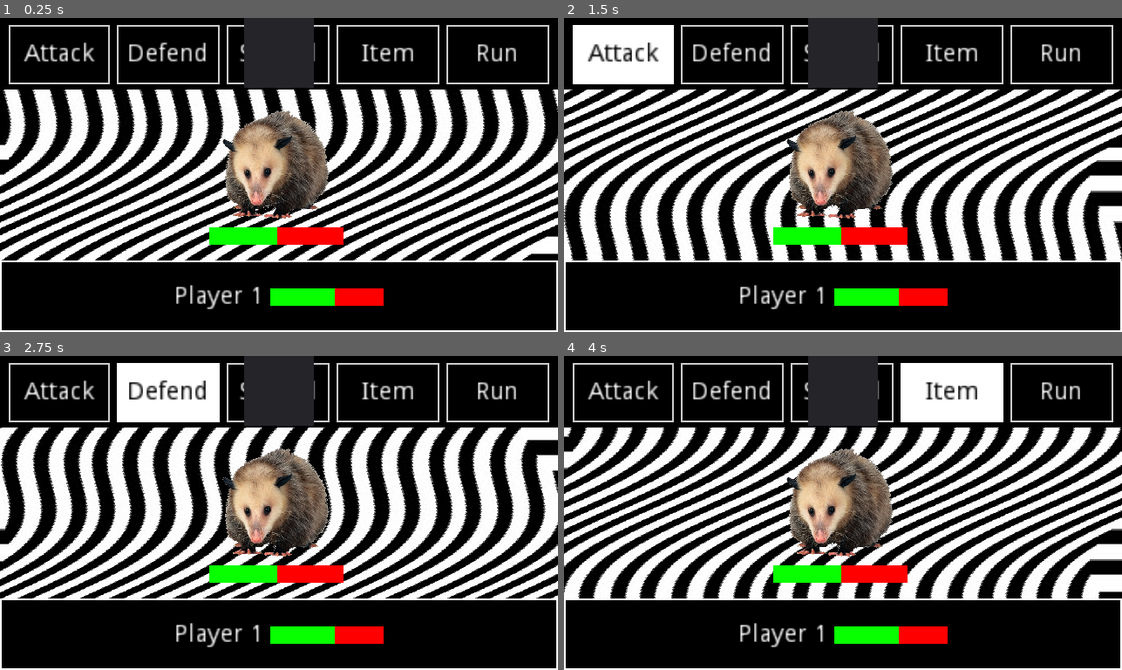
Above: before the commit, frames 1-4 (two rows, left to right).
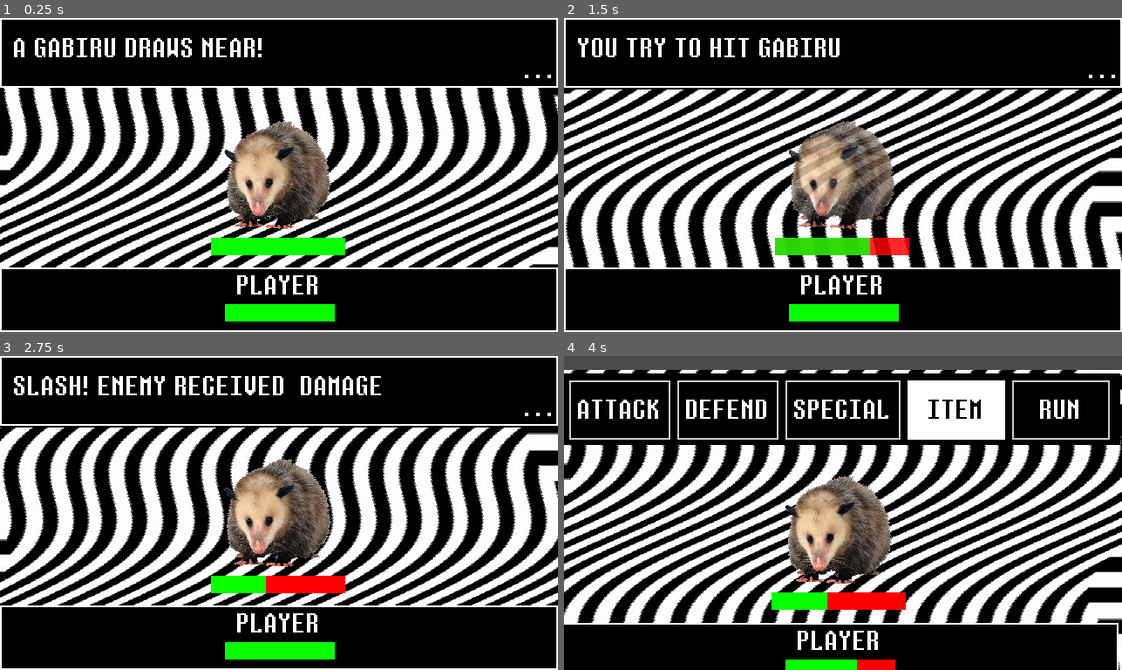
Above: after the commit, the same moments.

Repository: Fyre-Flye/pif_godot_project
Game: Godot game, scene res://Battle.tscn
Same seed, same stepped clock (60 frames per second), same inputs: the game is played once before the commit and once after it. This scene is started directly instead of the project's main scene.
Inputs (mouse positions are in pixels of both pictures, inside the frame that each line leads up to):
- Up to frame 1 (0.25 s): no input
- Up to frame 2 (1.5 s): click (625, 52) at 0.5 s, where only the run before the commit has a clickable "Attack"; click "Attack" (after the commit: "ATTACK") at 1.25 s
- Up to frame 3 (2.75 s): click "Defend" (after the commit: "DEFEND") at 2 s
- Up to frame 4 (4 s): click "Special" (after the commit: "SPECIAL") at 2.75 s; click "Item" (after the commit: "ITEM") at 3.5 s

The runs differ from the first frame. In frame 1, 40% of the frame differs, in the area x 0-100%, y 0-97%; in frame 2, 44%; in frame 3, 43%; in frame 4, 54%, in the area x 0-100%, y 0-100%.

Commit message:
battle system atk/runaway

Diff:
--- a/Battle.tscn
+++ b/Battle.tscn
@@ -1,8 +1,16 @@
-[gd_scene load_steps=11 format=2]
-
-[ext_resource path="res://UI/8-diagonal-stripes-black-white-patterns.jpg" type="Texture" id=1]
+[gd_scene load_steps=23 format=2]
+
+[ext_resource path="res://UI/bg_pattern.jpg" type="Texture" id=1]
 [ext_resource path="res://UI/possum.png" type="Texture" id=2]
-[ext_resource path="res://BG-Distorcion.gdshader" type="Shader" id=3]
+[ext_resource path="res://Shaders/BG-Distorcion.gdshader" type="Shader" id=3]
+[ext_resource path="res://Fonts/eb_dynamic_font.tres" type="DynamicFont" id=4]
+[ext_resource path="res://Music and Sounds/Mr Batty Twist (Restored)    MOTHER.wav" type="AudioStream" id=5]
+[ext_resource path="res://src/Battle.gd" type="Script" id=6]
+[ext_resource path="res://src/Gabiru.tres" type="Resource" id=7]
+[ext_resource path="res://Music and Sounds/Swipe.wav" type="AudioStream" id=8]
+[ext_resource path="res://Music and Sounds/Hurt.wav" type="AudioStream" id=9]
+[ext_resource path="res://Music and Sounds/Evade.wav" type="AudioStream" id=10]
+[ext_resource path="res://Music and Sounds/Menu Select.wav" type="AudioStream" id=11]
 
 [sub_resource type="ShaderMaterial" id=6]
 shader = ExtResource( 3 )
@@ -45,6 +53,85 @@
 border_width_bottom = 1
 border_color = Color( 1, 1, 1, 1 )
 
+[sub_resource type="StyleBoxFlat" id=9]
+bg_color = Color( 0, 0, 0, 1 )
+border_width_left = 1
+border_width_top = 1
+border_width_right = 1
+border_width_bottom = 1
+border_color = Color( 1, 1, 1, 1 )
+
+[sub_resource type="Animation" id=10]
+length = 0.001
+tracks/0/type = "value"
+tracks/0/path = NodePath("BattleBG/Enemy:modulate")
+tracks/0/interp = 1
+tracks/0/loop_wrap = true
+tracks/0/imported = false
+tracks/0/enabled = true
+tracks/0/keys = {
+"times": PoolRealArray( 0 ),
+"transitions": PoolRealArray( 1 ),
+"update": 0,
+"values": [ Color( 1, 1, 1, 1 ) ]
+}
+tracks/1/type = "value"
+tracks/1/path = NodePath("BattleBG/Enemy:self_modulate")
+tracks/1/interp = 1
+tracks/1/loop_wrap = true
+tracks/1/imported = false
+tracks/1/enabled = true
+tracks/1/keys = {
+"times": PoolRealArray( 0 ),
+"transitions": PoolRealArray( 1 ),
+"update": 0,
+"values": [ Color( 1, 1, 1, 1 ) ]
+}
+tracks/2/type = "value"
+tracks/2/path = NodePath("Camera2D:position")
+tracks/2/interp = 1
+tracks/2/loop_wrap = true
+tracks/2/imported = false
+tracks/2/enabled = true
+tracks/2/keys = {
+"times": PoolRealArray( 0 ),
+"transitions": PoolRealArray( 1 ),
+"update": 0,
+"values": [ Vector2( 0, 0 ) ]
+}
+
+[sub_resource type="Animation" id=12]
+resource_name = "Screenshake"
+length = 0.5
+tracks/0/type = "value"
+tracks/0/path = NodePath("Camera2D:position")
+tracks/0/interp = 2
+tracks/0/loop_wrap = true
+tracks/0/imported = false
+tracks/0/enabled = true
+tracks/0/keys = {
+"times": PoolRealArray( 0, 0.1, 0.2, 0.3, 0.4, 0.5 ),
+"transitions": PoolRealArray( 1, 1, 1, 1, 1, 1 ),
+"update": 0,
+"values": [ Vector2( -8, -8 ), Vector2( 16, 16 ), Vector2( -8, 16 ), Vector2( 24, -24 ), Vector2( 8, -32 ), Vector2( 0, 0 ) ]
+}
+
+[sub_resource type="Animation" id=11]
+resource_name = "enemy_damaged"
+length = 0.6
+tracks/0/type = "value"
+tracks/0/path = NodePath("BattleBG/Enemy:modulate")
+tracks/0/interp = 2
+tracks/0/loop_wrap = true
+tracks/0/imported = false
+tracks/0/enabled = true
+tracks/0/keys = {
+"times": PoolRealArray( 0, 0.1, 0.2, 0.3, 0.4, 0.5, 0.6 ),
+"transitions": PoolRealArray( 1, 1, 1, 1, 1, 1, 1 ),
+"update": 0,
+"values": [ Color( 1, 1, 1, 1 ), Color( 1, 1, 1, 0 ), Color( 1, 1, 1, 1 ), Color( 1, 1, 1, 0 ), Color( 1, 1, 1, 1 ), Color( 1, 1, 1, 0 ), Color( 1, 1, 1, 1 ) ]
+}
+
 [node name="Battle" type="Control"]
 anchor_left = 0.5
 anchor_top = 0.5
@@ -54,6 +141,8 @@
 margin_top = -90.0
 margin_right = 160.0
 margin_bottom = 90.0
+script = ExtResource( 6 )
+enemy = ExtResource( 7 )
 
 [node name="BattleBG" type="TextureRect" parent="."]
 material = SubResource( 6 )
@@ -61,10 +150,10 @@
 anchor_top = 0.5
 anchor_right = 0.5
 anchor_bottom = 0.5
-margin_left = -182.0
-margin_top = -98.0
-margin_right = 318.0
-margin_bottom = 202.0
+margin_left = -181.0
+margin_top = -92.0
+margin_right = 319.0
+margin_bottom = 208.0
 rect_scale = Vector2( 0.7, 0.7 )
 texture = ExtResource( 1 )
 
@@ -79,10 +168,6 @@
 margin_bottom = 434.286
 rect_scale = Vector2( 0.2, 0.2 )
 texture = ExtResource( 2 )
-
-[node name="VBoxContainer" type="VBoxContainer" parent="BattleBG/Enemy"]
-anchor_right = 1.0
-anchor_bottom = 1.0
 
 [node name="ProgressBarEnemy" type="ProgressBar" parent="BattleBG/Enemy"]
 anchor_left = 0.5
@@ -99,6 +184,42 @@
 value = 50.0
 percent_visible = false
 
+[node name="EnemyContainer" type="VBoxContainer" parent="BattleBG/Enemy"]
+anchor_right = 1.0
+anchor_bottom = 1.0
+
+[node name="Enemy" type="TextureRect" parent="BattleBG/Enemy"]
+modulate = Color( 1, 1, 1, 0 )
+anchor_left = 1.0
+anchor_top = 0.5
+anchor_right = 1.0
+anchor_bottom = 0.5
+margin_left = -292.857
+margin_top = -65.7143
+margin_right = 207.143
+margin_bottom = 434.286
+rect_scale = Vector2( 0.2, 0.2 )
+texture = ExtResource( 2 )
+
+[node name="ProgressBarEnemy" type="ProgressBar" parent="BattleBG/Enemy/Enemy"]
+anchor_left = 0.5
+anchor_top = 0.5
+anchor_right = 0.5
+anchor_bottom = 0.5
+margin_left = -271.429
+margin_top = 242.857
+margin_right = 278.571
+margin_bottom = 313.857
+custom_styles/fg = SubResource( 1 )
+custom_styles/bg = SubResource( 2 )
+step = 1.0
+value = 50.0
+percent_visible = false
+
+[node name="EnemyContainer" type="VBoxContainer" parent="BattleBG/Enemy/Enemy"]
+anchor_right = 1.0
+anchor_bottom = 1.0
+
 [node name="ActionPanel" type="Panel" parent="."]
 anchor_left = 0.5
 anchor_top = 0.103
@@ -139,15 +260,16 @@
 custom_colors/font_color = Color( 1, 1, 1, 1 )
 custom_colors/font_color_hover = Color( 0, 0, 0, 1 )
 custom_colors/font_color_pressed = Color( 0, 0, 0, 1 )
+custom_fonts/font = ExtResource( 4 )
 custom_styles/hover = SubResource( 7 )
 custom_styles/pressed = SubResource( 7 )
 custom_styles/normal = SubResource( 8 )
 enabled_focus_mode = 0
-text = "Attack"
+text = " ATTACK "
 
 [node name="Defend" type="Button" parent="ActionPanel/Actions"]
 margin_left = 62.0
-margin_right = 121.0
+margin_right = 120.0
 margin_bottom = 34.0
 focus_mode = 0
 mouse_default_cursor_shape = 2
@@ -155,15 +277,16 @@
 custom_colors/font_color = Color( 1, 1, 1, 1 )
 custom_colors/font_color_hover = Color( 0, 0, 0, 1 )
 custom_colors/font_color_pressed = Color( 0, 0, 0, 1 )
+custom_fonts/font = ExtResource( 4 )
 custom_styles/hover = SubResource( 7 )
 custom_styles/pressed = SubResource( 7 )
 custom_styles/normal = SubResource( 8 )
 enabled_focus_mode = 0
-text = "Defend"
+text = " DEFEND "
 
 [node name="Special" type="Button" parent="ActionPanel/Actions"]
-margin_left = 125.0
-margin_right = 184.0
+margin_left = 124.0
+margin_right = 190.0
 margin_bottom = 34.0
 focus_mode = 0
 mouse_default_cursor_shape = 2
@@ -171,15 +294,16 @@
 custom_colors/font_color = Color( 1, 1, 1, 1 )
 custom_colors/font_color_hover = Color( 0, 0, 0, 1 )
 custom_colors/font_color_pressed = Color( 0, 0, 0, 1 )
+custom_fonts/font = ExtResource( 4 )
 custom_styles/hover = SubResource( 7 )
 custom_styles/pressed = SubResource( 7 )
 custom_styles/normal = SubResource( 8 )
 enabled_focus_mode = 0
-text = "Special"
+text = " SPECIAL "
 
 [node name="Items" type="Button" parent="ActionPanel/Actions"]
-margin_left = 188.0
-margin_right = 247.0
+margin_left = 194.0
+margin_right = 250.0
 margin_bottom = 34.0
 focus_mode = 0
 mouse_default_cursor_shape = 2
@@ -187,14 +311,15 @@
 custom_colors/font_color = Color( 1, 1, 1, 1 )
 custom_colors/font_color_hover = Color( 0, 0, 0, 1 )
 custom_colors/font_color_pressed = Color( 0, 0, 0, 1 )
+custom_fonts/font = ExtResource( 4 )
 custom_styles/hover = SubResource( 7 )
 custom_styles/pressed = SubResource( 7 )
 custom_styles/normal = SubResource( 8 )
 enabled_focus_mode = 0
-text = "Item"
+text = " ITEM "
 
 [node name="Run" type="Button" parent="ActionPanel/Actions"]
-margin_left = 251.0
+margin_left = 254.0
 margin_right = 310.0
 margin_bottom = 34.0
 focus_mode = 0
@@ -203,39 +328,32 @@
 custom_colors/font_color = Color( 1, 1, 1, 1 )
 custom_colors/font_color_hover = Color( 0, 0, 0, 1 )
 custom_colors/font_color_pressed = Color( 0, 0, 0, 1 )
+custom_fonts/font = ExtResource( 4 )
 custom_styles/hover = SubResource( 7 )
 custom_styles/pressed = SubResource( 7 )
 custom_styles/normal = SubResource( 8 )
 enabled_focus_mode = 0
-text = "Run"
+text = " RUN "
 
 [node name="PlayerPanel" type="Panel" parent="."]
-margin_top = 139.0
-margin_right = 320.0
-margin_bottom = 180.0
+anchor_top = 1.0
+anchor_right = 1.0
+anchor_bottom = 1.0
+margin_top = -37.0
 custom_styles/panel = SubResource( 4 )
 
 [node name="PlayerData" type="HBoxContainer" parent="PlayerPanel"]
-anchor_right = 1.0
-anchor_bottom = 1.0
-margin_left = 100.0
-margin_top = 1.0
-margin_right = -100.0
-margin_bottom = 1.0
+anchor_left = 0.402
+anchor_top = 0.744
+anchor_right = 0.6
+anchor_bottom = 0.954
+margin_top = -10.0
 alignment = 1
 
-[node name="Label" type="Label" parent="PlayerPanel/PlayerData"]
-margin_top = 13.0
-margin_right = 51.0
-margin_bottom = 27.0
-text = "Player 1"
-align = 1
-
-[node name="ProgressBarEnemy" type="ProgressBar" parent="PlayerPanel/PlayerData"]
-margin_left = 55.0
-margin_top = 15.0
-margin_right = 120.0
-margin_bottom = 25.0
+[node name="ProgressBarPlayer" type="ProgressBar" parent="PlayerPanel/PlayerData"]
+margin_top = 3.0
+margin_right = 63.0
+margin_bottom = 13.0
 size_flags_horizontal = 3
 size_flags_vertical = 4
 custom_styles/fg = SubResource( 1 )
@@ -244,9 +362,66 @@
 value = 50.0
 percent_visible = false
 
-[node name="Panel" type="Panel" parent="."]
-anchor_left = 0.5
-anchor_right = 0.5
-margin_left = -20.0
-margin_right = 20.0
+[node name="Label" type="Label" parent="PlayerPanel/PlayerData/ProgressBarPlayer"]
+margin_left = 7.36
+margin_top = -19.528
+margin_right = 55.36
+margin_bottom = -0.528
+custom_fonts/font = ExtResource( 4 )
+text = "PLAYER"
+
+[node name="TextBox" type="Panel" parent="."]
+anchor_right = 1.0
 margin_bottom = 40.0
+custom_styles/panel = SubResource( 9 )
+
+[node name="BattleText" type="Label" parent="TextBox"]
+anchor_right = 1.0
+anchor_bottom = 1.0
+margin_left = 8.0
+margin_top = 8.0
+margin_right = -8.0
+margin_bottom = -8.0
+custom_fonts/font = ExtResource( 4 )
+text = "A POSSUM DRAWS NEAR!"
+
+[node name="Ticker" type="Label" parent="TextBox"]
+anchor_left = 1.0
+anchor_top = 1.0
+anchor_right = 1.0
+anchor_bottom = 1.0
+margin_left = -19.0
+margin_top = -20.0
+margin_right = -1.0
+margin_bottom = -1.0
+custom_fonts/font = ExtResource( 4 )
+text = "..."
+
+[node name="OST" type="AudioStreamPlayer" parent="."]
+stream = ExtResource( 5 )
+volume_db = -15.0
+autoplay = true
+
+[node name="AnimationPlayer" type="AnimationPlayer" parent="."]
+anims/RESET = SubResource( 10 )
+anims/Screenshake = SubResource( 12 )
+anims/enemy_damaged = SubResource( 11 )
+
+[node name="Camera2D" type="Camera2D" parent="."]
+anchor_mode = 0
+current = true
+
+[node name="HitEnemy" type="AudioStreamPlayer" parent="."]
+stream = ExtResource( 9 )
+
+[node name="Select" type="AudioStreamPlayer" parent="."]
+stream = ExtResource( 11 )
+
+[node name="HitPlayer" type="AudioStreamPlayer" parent="."]
+stream = ExtResource( 8 )
+
+[node name="RunAway" type="AudioStreamPlayer" parent="."]
+stream = ExtResource( 10 )
+
+[connection signal="pressed" from="ActionPanel/Actions/Attack" to="." method="_on_Attack_pressed"]
+[connection signal="pressed" from="ActionPanel/Actions/Run" to="." method="_on_Run_pressed"]
--- /dev/null
+++ b/Fonts/eb_dynamic_font.tres
@@ -0,0 +1,6 @@
+[gd_resource type="DynamicFont" load_steps=2 format=2]
+
+[ext_resource path="res://Fonts/curtain_call.ttf" type="DynamicFontData" id=1]
+
+[resource]
+font_data = ExtResource( 1 )
--- a/project.godot
+++ b/project.godot
@@ -13,6 +13,10 @@
 config/name="Action RPG"
 run/main_scene="res://World.tscn"
 config/icon="res://icon.png"
+
+[autoload]
+
+State="*res://src/State.gd"
 
 [display]
 
--- /dev/null
+++ b/src/BaseEnemy.gd
@@ -0,0 +1,6 @@
+extends Resource
+
+export(String) var name = "GABIRU"
+export(Texture) var texture = null
+export(int) var health = 100
+export(int) var damage = 20
--- /dev/null
+++ b/src/Battle.gd
@@ -0,0 +1,85 @@
+extends Control
+
+signal textbox_closed
+
+export(Resource) var enemy = null
+
+var current_player_health = 0
+var current_enemy_health = 0
+
+func _ready():
+	set_health($BattleBG/Enemy/ProgressBarEnemy, enemy.health, enemy.health)
+	set_health($PlayerPanel/PlayerData/ProgressBarPlayer, State.current_health, State.max_health)
+	$BattleBG/Enemy.texture = enemy.texture
+
+	current_player_health = State.current_health
+	current_enemy_health = enemy.health
+
+	$TextBox.hide()
+	$ActionPanel.hide()
+
+	display_text("A %s DRAWS NEAR!" % enemy.name.to_upper())
+	yield(self, "textbox_closed")
+	$Select.play()
+	$ActionPanel.show()
+
+func set_health(progress_bar,health, max_health):
+	progress_bar.value = health
+	progress_bar.max_value = max_health
+	#progress_bar.get_node("Label").text = "HP:%d/%d" % [health, max_health]
+
+func _input(event):
+	if (Input.is_action_just_pressed("ui_accept") or Input.is_mouse_button_pressed(BUTTON_LEFT)) and $TextBox.visible:
+		$TextBox.hide()
+		emit_signal("textbox_closed")
+
+func display_text(text):
+	$TextBox.show()
+	$TextBox/BattleText.text = text
+
+func _on_Run_pressed():
+	$Select.play()
+	display_text("YOU ESCAPE!")
+	yield(self, "textbox_closed")
+	$Select.play()
+	yield(get_tree().create_timer(0.25), "timeout")
+	$RunAway.play()
+	yield(get_tree().create_timer(0.5), "timeout")
+	get_tree().change_scene("res://World.tscn")
+
+func enemy_turn():
+	display_text("%s ADVANCES ON YOU FURIOUSLY"% enemy.name.to_upper())
+	yield(self, "textbox_closed")
+	$Select.play()
+
+	current_player_health = max(0, current_player_health - enemy.damage)
+	set_health($PlayerPanel/PlayerData/ProgressBarPlayer, current_player_health, enemy.health)
+	print(current_enemy_health)
+
+	$AnimationPlayer.play("Screenshake")
+	$HitPlayer.play()
+	yield($AnimationPlayer, "animation_finished")
+
+	display_text("SLASH! YOU RECEIVED %d DAMAGE" % enemy.damage) # TODO fonte atual não tem numeros, trocar de fonte
+	yield(self, "textbox_closed")
+	$Select.play()
+
+
+func _on_Attack_pressed():
+	$Select.play()
+	display_text("YOU TRY TO HIT %s" % enemy.name.to_upper())
+	yield(self, "textbox_closed")
+	$Select.play()
+
+	current_enemy_health = max(0, current_enemy_health - State.damage)
+	set_health($BattleBG/Enemy/ProgressBarEnemy, current_enemy_health, enemy.health)
+	print(current_enemy_health)
+	$AnimationPlayer.play("enemy_damaged")
+	$HitEnemy.play()
+	yield($AnimationPlayer, "animation_finished")
+
+	display_text("SLASH! ENEMY RECEIVED %d DAMAGE" % State.damage) # TODO fonte atual não tem numeros, trocar de fonte
+	yield(self, "textbox_closed")
+	$Select.play()
+
+	enemy_turn()
--- /dev/null
+++ b/src/Gabiru.tres
@@ -0,0 +1,11 @@
+[gd_resource type="Resource" load_steps=3 format=2]
+
+[ext_resource path="res://UI/possum.png" type="Texture" id=1]
+[ext_resource path="res://src/BaseEnemy.gd" type="Script" id=2]
+
+[resource]
+script = ExtResource( 2 )
+name = "GABIRU"
+texture = ExtResource( 1 )
+health = 100
+damage = 20
--- /dev/null
+++ b/src/State.gd
@@ -0,0 +1,5 @@
+extends Node
+
+var current_health = 100
+var max_health = 100
+var damage = 30
Binary file added: Fonts/curtain_call.ttf
Not shown, added: Music and Sounds/Mr Batty Twist (Restored) MOTHER.wav.import
Renamed: BG-Distorcion.gdshader -> Shaders/BG-Distorcion.gdshader
Not shown, added: UI/104226-red-stripes-pattern.jpg.import
Not shown, removed: UI/8-diagonal-stripes-black-white-patterns.jpg.import
Binary file removed: UI/battle_background.png
Not shown, removed: UI/battle_background.png.import
Renamed: UI/8-diagonal-stripes-black-white-patterns.jpg -> UI/bg_pattern.jpg
Not shown, added: UI/bg_pattern.jpg.import
Not shown, added: Music and Sounds/Mr Batty Twist (Restored) MOTHER.wav
Not shown, added: UI/104226-red-stripes-pattern.jpg
